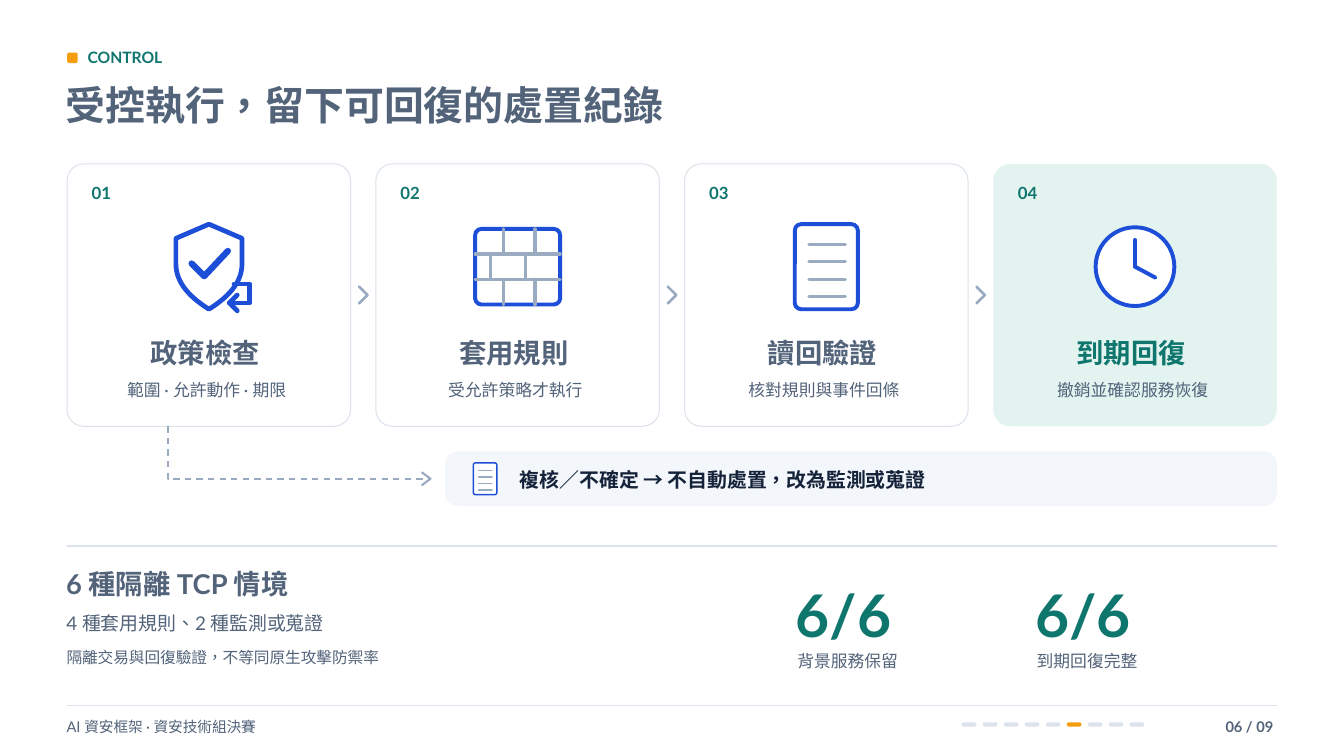
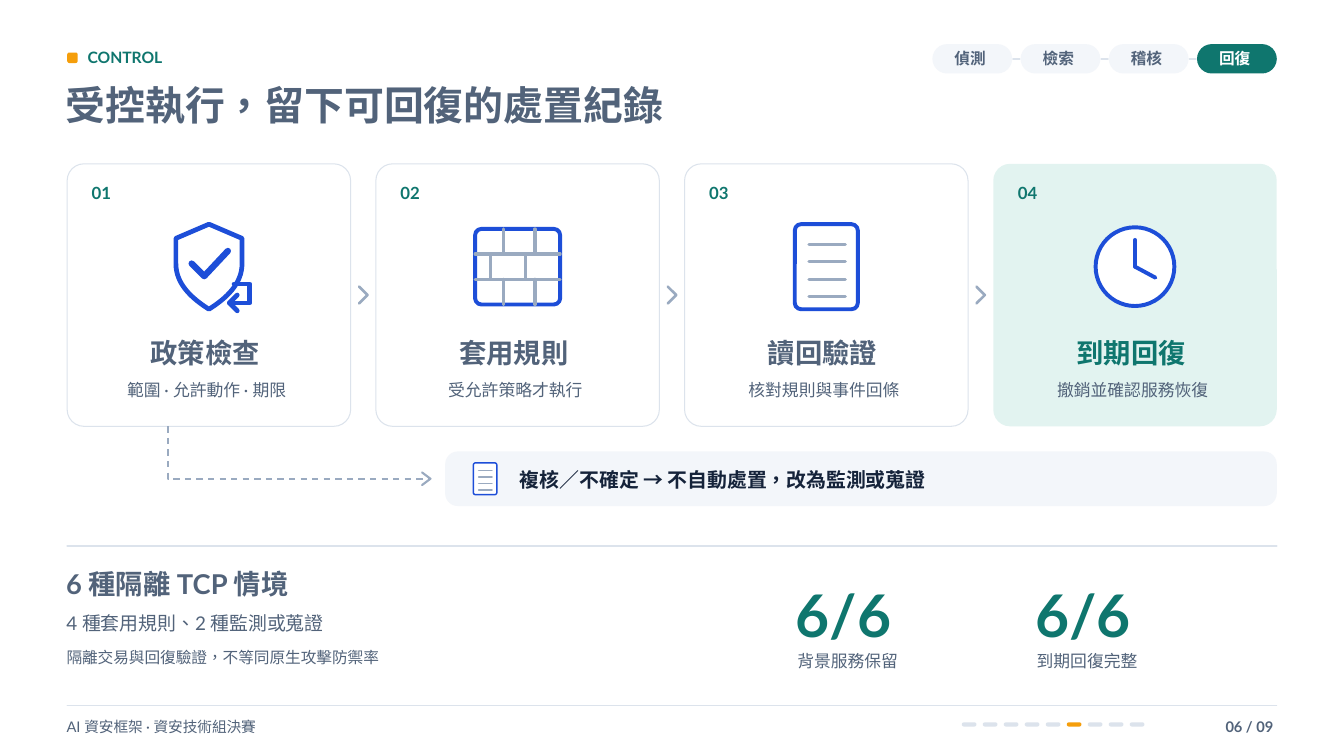
Before and after one commit to Lily09-project/innoserve-competition, a slide deck: slide 6 of deliverables/決賽簡報_AI資安框架.pptx. Drawn at 1344x756 pixels with LibreOffice and Linux fonts; fonts in the diff are those of the drawing. Boxes give left, top, right and bottom in pixels: in the first picture for what was removed or moved away, otherwise in the second. Text is boxed around its words. In the diff, an @@ line names an element or a change of style, - is before the commit and + after.

```diff
--- a/deliverables/決賽簡報_AI資安框架.pptx
+++ b/deliverables/決賽簡報_AI資安框架.pptx
@@ group added at (933, 44, 1277, 74): 4 rounded rectangles, 4 texts, 3 freeform shapes @@
+偵測
+檢索
+稽核
+回復
```
Also in this commit, not shown: 5 other slides changed, 15 other files.
